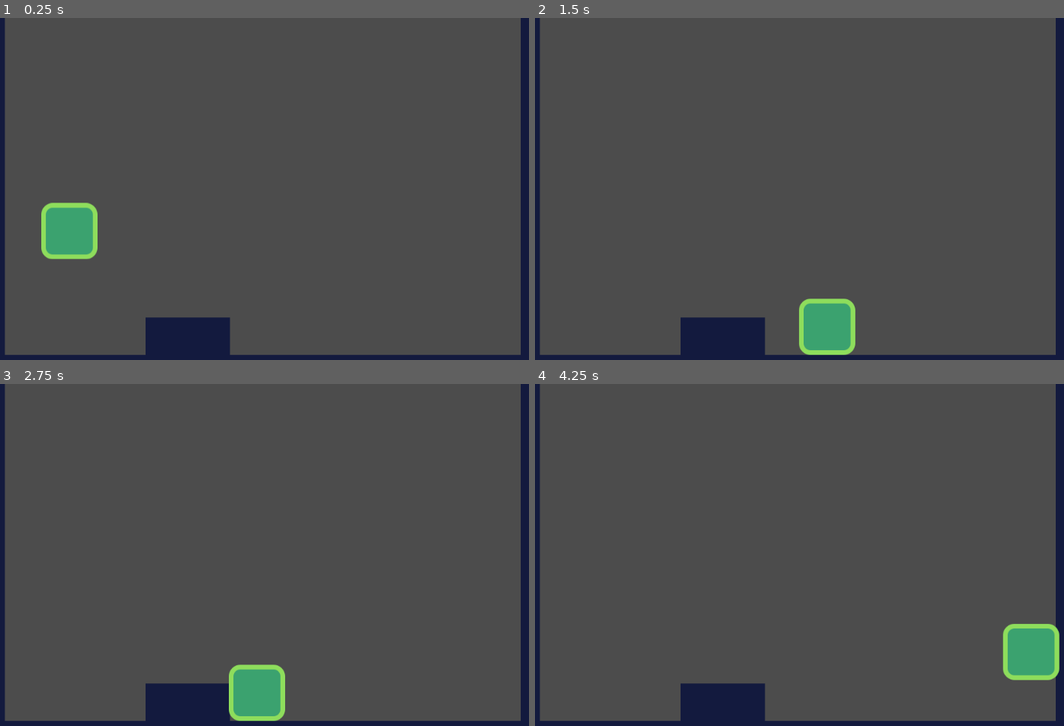
Above: before the commit, frames 1-4 (two rows, left to right).
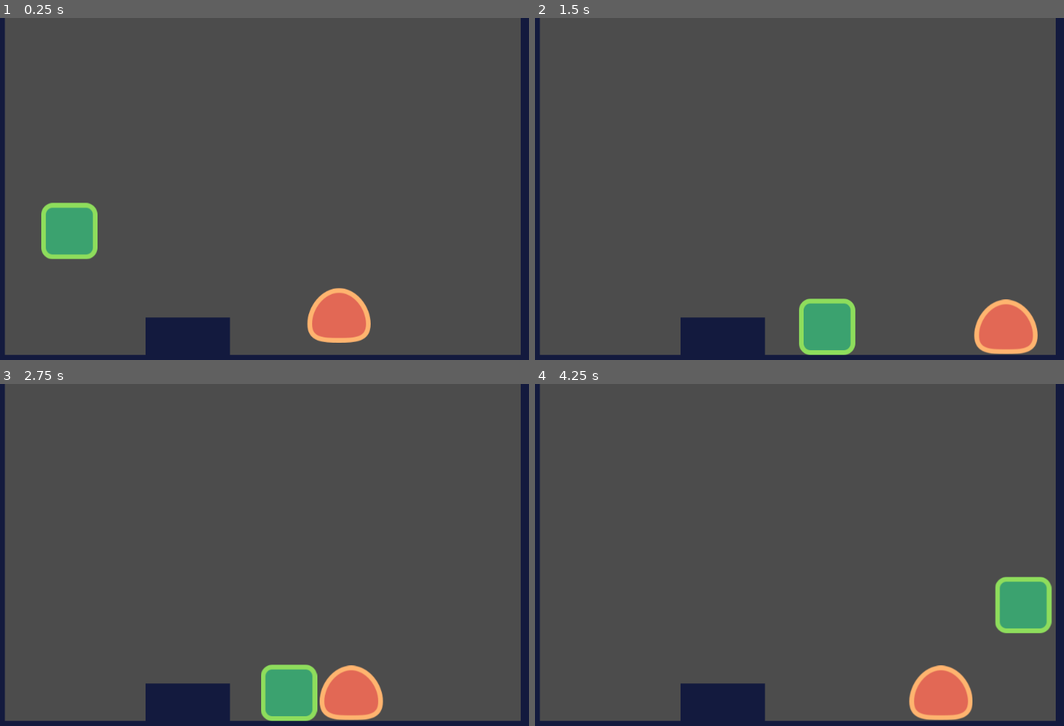
Above: after the commit, the same moments.

Repository: Huotes/geometry-adventure
Game: Godot game, scene res://src/Levels/LevelTemplate.tscn
Two runs of this game, one before a commit and one after it. Both use one fixed random seed, a clock stepped at 60 frames per second and the inputs below.
Inputs:
- Up to frame 1 (0.25 s): no input
- Up to frame 2 (1.5 s): hold D (move_right) from 0.53 s (still down); tap W (jump) at 0.6, 0.77, 1.07, 1.35 s
- Up to frame 3 (2.75 s): tap W (jump) at 1.52, 1.82, 2.1 s; release D (move_right) at 2.03 s; hold A (move_left) from 2.03 s (still down)
- Up to frame 4 (4.25 s): release A (move_left) at 2.78 s; hold D (move_right) from 2.78 s (still down); tap W (jump) at 2.85, 3.02, 3.32, 3.6, 3.77, 4.07 s

The runs differ from the first frame. In frame 1, 1.6% of the frame differs, in the area x 58-71%, y 78-95%; in frame 2, 1.6%; in frame 3, 3.9%; in frame 4, 4.8%, in the area x 70-100%, y 56-99%.

Commit message:
enemy added

Diff:
--- a/project.godot
+++ b/project.godot
@@ -59,6 +59,10 @@
 2d_physics/layer_3="coins"
 2d_physics/layer_4="world"
 
+[mono]
+
+project/assembly_name="Platformer"
+
 [physics]
 
 common/enable_pause_aware_picking=true
--- a/src/Actors/Actor.gd
+++ b/src/Actors/Actor.gd
@@ -6,4 +6,4 @@
 var speed: = Vector2(400.0,1400.0)
 var gravity: = 4000.0
 
-var velocity: = Vector2.ZERO
+var _velocity: = Vector2.ZERO
--- /dev/null
+++ b/src/Actors/Enemy.gd
@@ -0,0 +1,10 @@
+extends "res://src/Actors/Actor.gd"
+
+func _ready() -> void:
+	_velocity.x = -speed.x
+
+func _physics_process(delta: float) -> void:
+	_velocity.y += gravity * delta
+	if is_on_wall():
+		_velocity.x *= -1.0
+	_velocity.y = move_and_slide(_velocity,FLOOR_NORMAL).y
--- /dev/null
+++ b/src/Actors/Enemy.tscn
@@ -0,0 +1,20 @@
+[gd_scene load_steps=4 format=2]
+
+[ext_resource path="res://src/Actors/Enemy.gd" type="Script" id=1]
+[ext_resource path="res://assets/enemy.png" type="Texture" id=2]
+
+[sub_resource type="RectangleShape2D" id=1]
+extents = Vector2( 50, 40 )
+
+[node name="Enemy" type="KinematicBody2D"]
+collision_layer = 2
+collision_mask = 9
+script = ExtResource( 1 )
+
+[node name="Enemy" type="Sprite" parent="."]
+position = Vector2( 0, -48 )
+texture = ExtResource( 2 )
+
+[node name="CollisionShape2D" type="CollisionShape2D" parent="."]
+position = Vector2( -1, -40 )
+shape = SubResource( 1 )
--- a/src/Actors/Player.gd
+++ b/src/Actors/Player.gd
@@ -1,10 +1,10 @@
 extends Actor
 
 func _physics_process(delta: float) -> void:
-	var is_jump_interrupted: = Input.is_action_just_released("jump") and velocity.y < 0.0
+	var is_jump_interrupted: = Input.is_action_just_released("jump") and _velocity.y < 0.0
 	var direction: = get_direction()
-	velocity = calculate_move_velocity(velocity,direction,speed, is_jump_interrupted)
-	velocity = move_and_slide(velocity, FLOOR_NORMAL)
+	_velocity = calculate_move_velocity(_velocity,direction,speed, is_jump_interrupted)
+	_velocity = move_and_slide(_velocity, FLOOR_NORMAL)
 
 func get_direction() -> Vector2:
 	return Vector2(
--- a/src/Levels/LevelTemplate.tscn
+++ b/src/Levels/LevelTemplate.tscn
@@ -1,7 +1,8 @@
-[gd_scene load_steps=3 format=2]
+[gd_scene load_steps=4 format=2]
 
 [ext_resource path="res://assets/tileset.tres" type="TileSet" id=1]
 [ext_resource path="res://src/Actors/Player.tscn" type="PackedScene" id=2]
+[ext_resource path="res://src/Actors/Enemy.tscn" type="PackedScene" id=3]
 
 [node name="LevelTemplate" type="Node2D"]
 
@@ -14,3 +15,6 @@
 
 [node name="Player" parent="." instance=ExtResource( 2 )]
 position = Vector2( 190, 279 )
+
+[node name="Enemy" parent="." instance=ExtResource( 3 )]
+position = Vector2( 750, 423 )
Not shown, added: .mono/assemblies/Debug/GodotSharp.xml
Not shown, added: .mono/assemblies/Debug/GodotSharpEditor.xml
Not shown, added: .mono/assemblies/Debug/api_hash_cache.cfg
Not shown, added: .mono/assemblies/Debug/GodotSharp.dll
Not shown, added: .mono/assemblies/Debug/GodotSharp.pdb
Not shown, added: .mono/assemblies/Debug/GodotSharpEditor.dll
Not shown, added: .mono/assemblies/Debug/GodotSharpEditor.pdb
